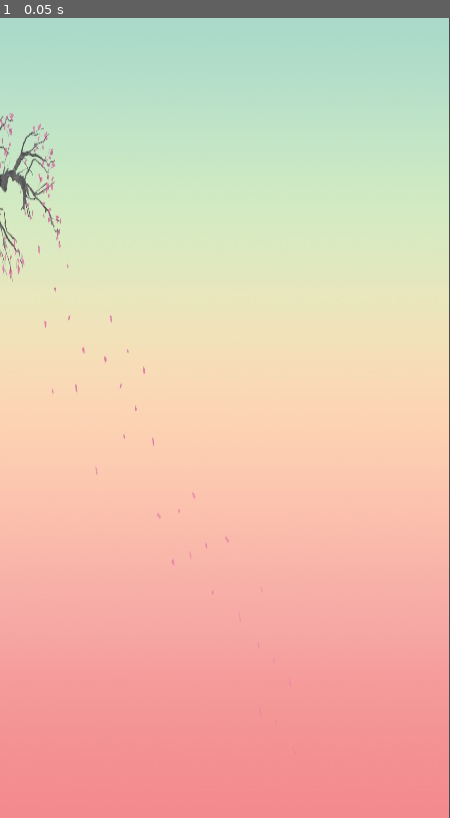
Above: before the commit, frame 1.
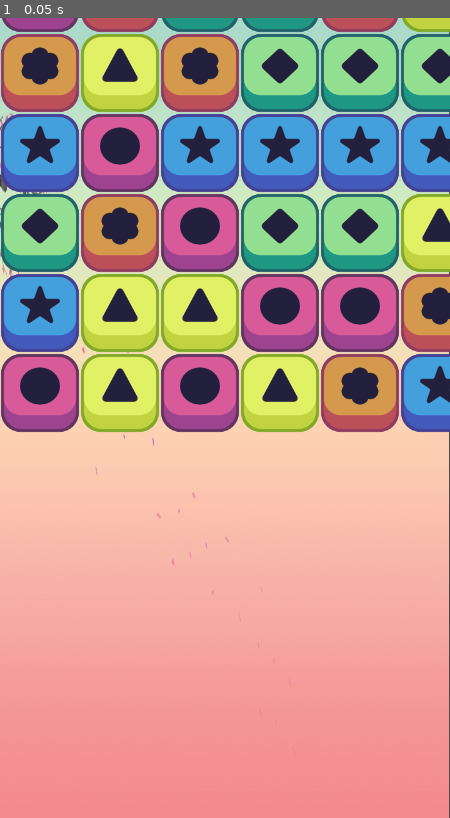
Above: after the commit, the same moment.

Repository: seanim0920/Connectris
Game: Godot game, scene res://viewport.tscn
Two runs of this game, one before a commit and one after it. Both use one fixed random seed, a clock stepped at 60 frames per second and the inputs below.
Inputs:
- Up to frame 1 (0.05 s): no input

The runs differ from the first frame. In frame 1, 47% of the frame differs, in the area x 0-100%, y 0-52%.

Commit message:
now pieces are displaying. i had to set the "offset" variable, which the video did not specify was actually the size of the tiles.

Diff:
--- a/grid.gd
+++ b/grid.gd
@@ -8,7 +8,7 @@
 export (int) var rows;
 export (int) var x_start;
 export (int) var y_start;
-export (int) var offset;
+export (int) var tile_size_in_pixels; #this could probably be calculated instead of being a set variable
 
 var tile_prototypes;
 
@@ -41,8 +41,8 @@
 			tileInstance.position = grid_to_pixel(i, j);
 
 func grid_to_pixel(column, row):
-	var x = x_start + offset * column;
-	var y = y_start + -offset * row;
+	var x = x_start + tile_size_in_pixels * column;
+	var y = y_start + -tile_size_in_pixels * row;
 	return Vector2(x, y);
 
 # Called every frame. 'delta' is the elapsed time since the previous frame.
--- a/viewport.tscn
+++ b/viewport.tscn
@@ -17,3 +17,8 @@
 
 [node name="grid" type="Node2D" parent="."]
 script = ExtResource( 2 )
+columns = 9
+rows = 9
+x_start = 64
+y_start = 600
+tile_size_in_pixels = 128
